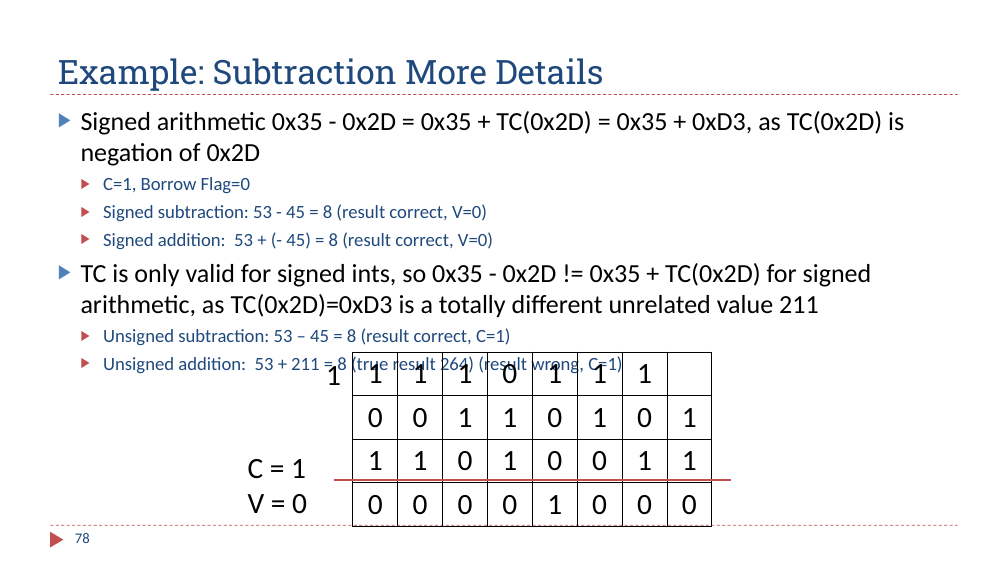
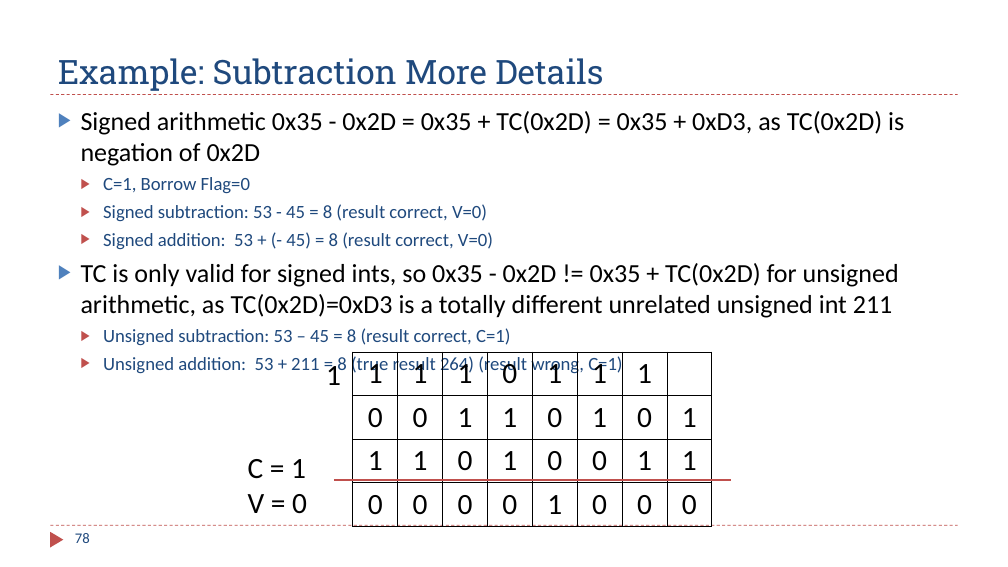
Before and after one commit to guhofstra/CSC111Fa26, a slide deck: slide 78 of PPTs/Ch4_ARM_Arithmetic_Logic.pptx. Drawn at 1008x567 pixels with LibreOffice and Linux fonts; fonts in the diff are those of the drawing. Boxes give left, top, right and bottom in pixels: in the first picture for what was removed or moved away, otherwise in the second. Text is boxed around its words. In the diff, an @@ line names an element or a change of style, - is before the commit and + after.

```diff
--- a/PPTs/Ch4_ARM_Arithmetic_Logic.pptx
+++ b/PPTs/Ch4_ARM_Arithmetic_Logic.pptx
@@ text at bbox=[81, 263, 899, 318]: text changed @@
-▶ TC is only valid for signed ints, so 0x35 - 0x2D != 0x35 + TC(0x2D) for signed arithmetic, as TC(0x2D)=0xD3 is a totally different unrelated value 211
+▶ TC is only valid for signed ints, so 0x35 - 0x2D != 0x35 + TC(0x2D) for unsigned arithmetic, as TC(0x2D)=0xD3 is a totally different unrelated unsigned int 211
```
Also in this commit, not shown: 1 other slide changed, 1 other file.
